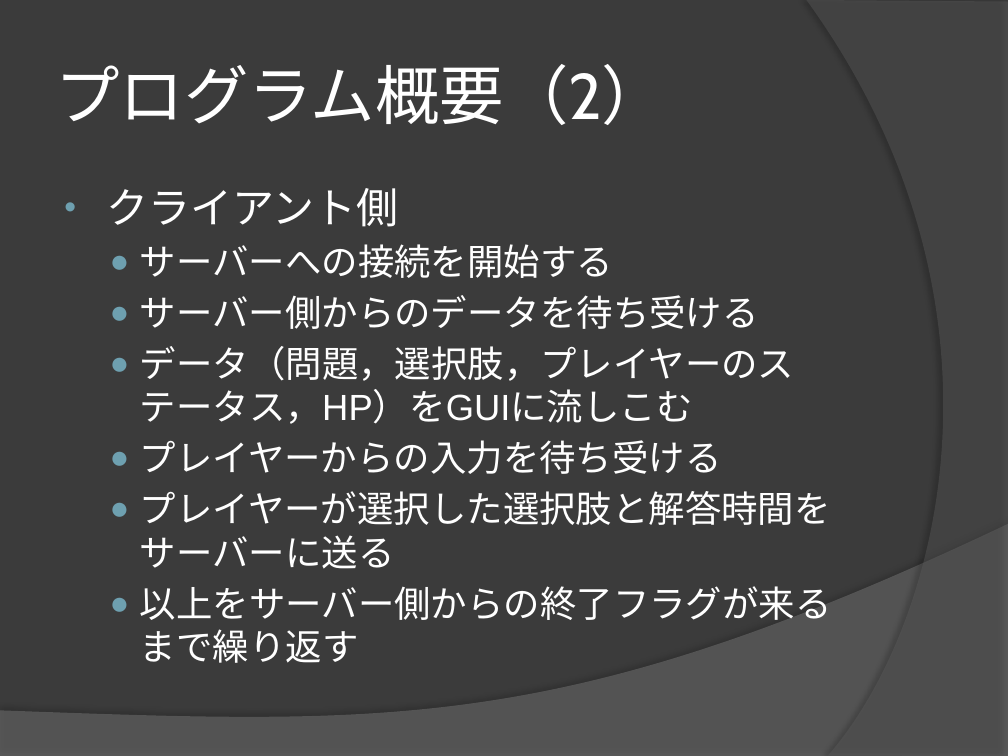
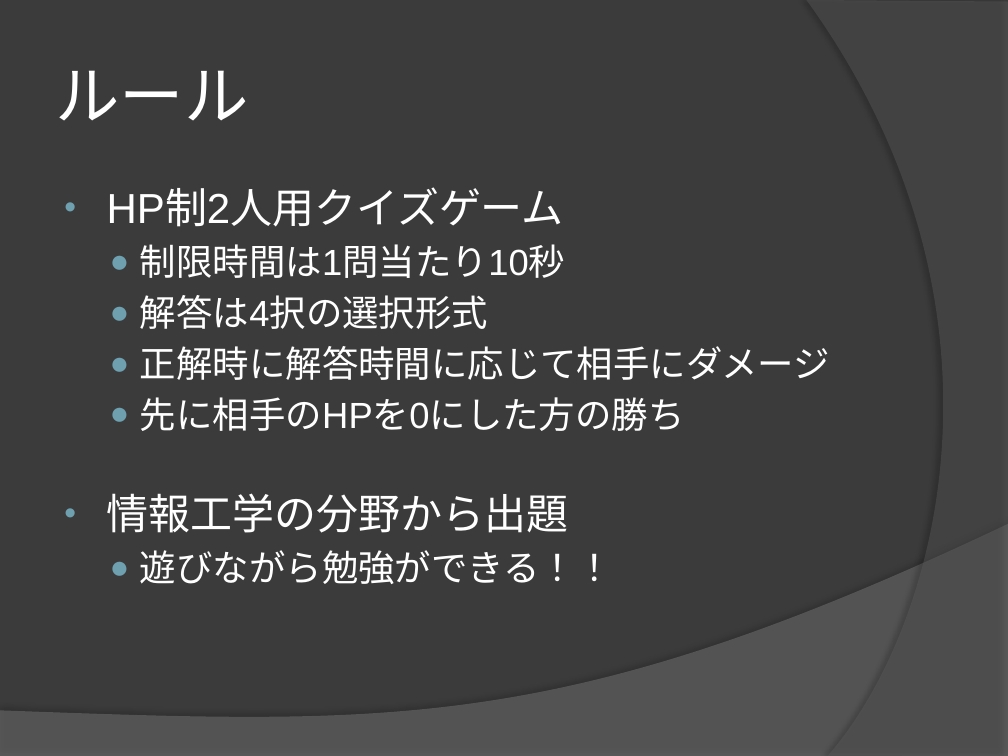
Before and after one commit to ymurota/SoftwareApp, a slide deck: slide 4 of SoftwarePP.pptx (slide 7 before the commit). Drawn at 1008x756 pixels with LibreOffice and Linux fonts; fonts in the diff are those of the drawing. Boxes give left, top, right and bottom in pixels: in the first picture for what was removed or moved away, otherwise in the second. Text is boxed around its words. In the diff, an @@ line names an element or a change of style, - is before the commit and + after.

```diff
--- a/SoftwarePP.pptx
+++ b/SoftwarePP.pptx
@@ title at [55, 70, 248, 121]: text changed @@
-プログラム概要（2）
+ルール
@@ text at [107, 189, 830, 584]: text changed @@
-• クライアント側
-  ● サーバーへの接続を開始する
-  ● サーバー側からのデータを待ち受ける
-  ● データ（問題，選択肢，プレイヤーのステータス，HP）をGUIに流しこむ
-  ● プレイヤーからの入力を待ち受ける
-  ● プレイヤーが選択した選択肢と解答時間をサーバーに送る
-  ● 以上をサーバー側からの終了フラグが来るまで繰り返す
+• HP制2人用クイズゲーム
+  ● 制限時間は1問当たり10秒
+  ● 解答は4択の選択形式
+  ● 正解時に解答時間に応じて相手にダメージ
+  ● 先に相手のHPを0にした方の勝ち
+• 情報工学の分野から出題
+  ● 遊びながら勉強ができる！！
```
Also in this commit, not shown: 4 other slides changed, 2 slides added, 5 slides removed, 1 other file.
